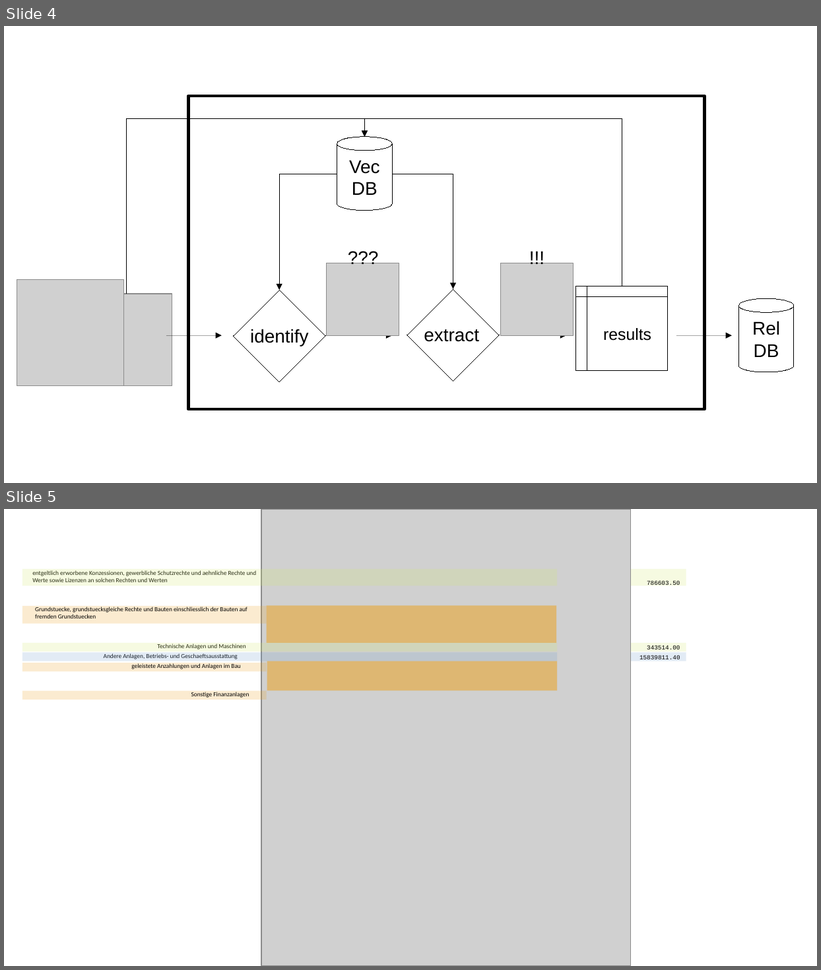
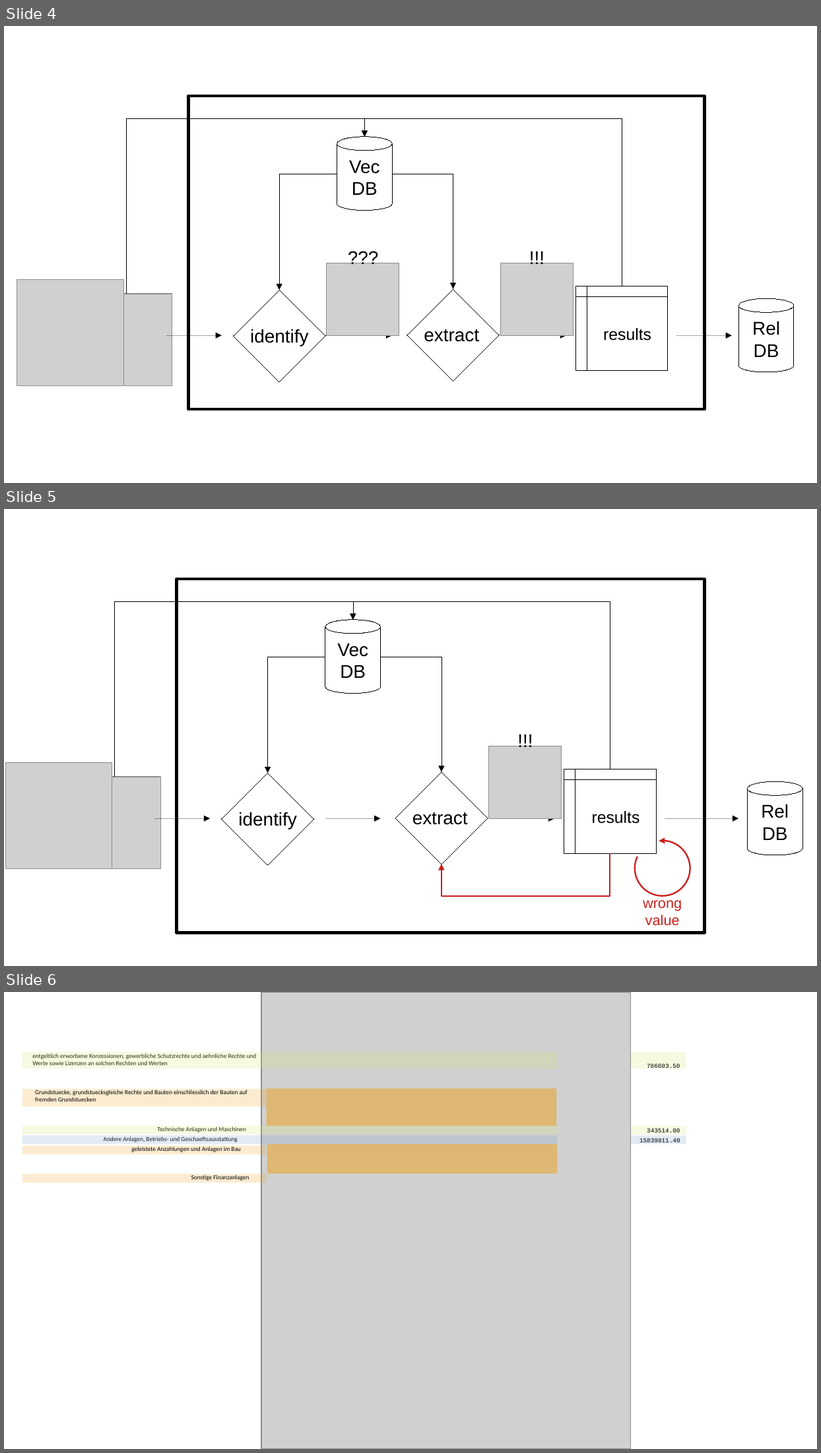
Before and after one commit to Famondir/Thesis, a slide deck: flowcharts.odp. Shown one above the other, each under a label of ours: slides 4 and 5 before the commit, slides 4, 5 and 6 after it. The pictures are 821x970 and 821x1453 pixels, drawn with LibreOffice and Linux fonts; fonts in the diff are those of the drawing; grey boxes stand for pictures. Boxes give left, top, right and bottom in pixels: in the first picture for what was removed or moved away, otherwise in the second. Text is boxed around its words. In the diff, an @@ line names an element or a change of style, - is before the commit and + after.

```diff
--- a/flowcharts.odp
+++ b/flowcharts.odp
@@ slide 5 added at (4, 509, 817, 966), background #FFFFFF @@
@@ rectangle added at (177, 579, 705, 933), fill #FFFFFF, outline #000000 3 pt @@
@@ elbow arrow added from (115, 777) to (353, 620), #000000 0 pt @@
@@ elbow arrow added from (611, 770) to (353, 620), #000000 0 pt @@
@@ cylinder added at (325, 620, 381, 693), fill #FFFFFF, outline #000000 0 pt, 18 pt, text #000000 @@
+Vec DB
@@ elbow arrow added from (325, 657) to (268, 773), #000000 0 pt @@
@@ elbow arrow added from (381, 657) to (442, 772), #000000 0 pt @@
@@ text added at (511, 726, 567, 774), 18 pt, text #000000 @@
+!!!
@@ picture added at (490, 746, 562, 818) @@
@@ picture added at (5, 763, 112, 869) @@
@@ picture added at (68, 777, 160, 869) @@
@@ diamond added at (222, 773, 314, 865), fill #FFFFFF, outline #000000 0 pt @@
@@ diamond added at (396, 772, 488, 865), fill #FFFFFF, outline #000000 0 pt @@
@@ flow chart internal storage added at (564, 770, 656, 854), fill #FFFFFF, outline #000000 0 pt, 16 pt, text #000000 @@
+results
@@ cylinder added at (748, 782, 803, 855), fill #FFFFFF, outline #000000 0 pt, 18 pt, text #000000 @@
+Rel DB
@@ arrow added from (154, 819) to (210, 819), #000000 0 pt @@
@@ text added at (238, 812, 296, 829), 18 pt, text #000000 @@
+identify
@@ arrow added from (325, 819) to (380, 819), #000000 0 pt @@
@@ text added at (413, 813, 468, 825), 18 pt, text #000000 @@
+extract
@@ arrow added from (500, 819) to (555, 819), #000000 0 pt @@
@@ arrow added from (665, 819) to (739, 819), #000000 0 pt @@
@@ arc (boxed as its full ellipse) added at (635, 841, 690, 896), outline #C9211E 1.5 pt, 14 pt, text #C9211E @@
+wrong value
@@ elbow arrow added from (611, 854) to (442, 865), #C9211E 1.5 pt @@
@@ what was slide 5 is now slide 6 @@
```
Also in this commit, not shown: 1 other slide added, 59 other files.
